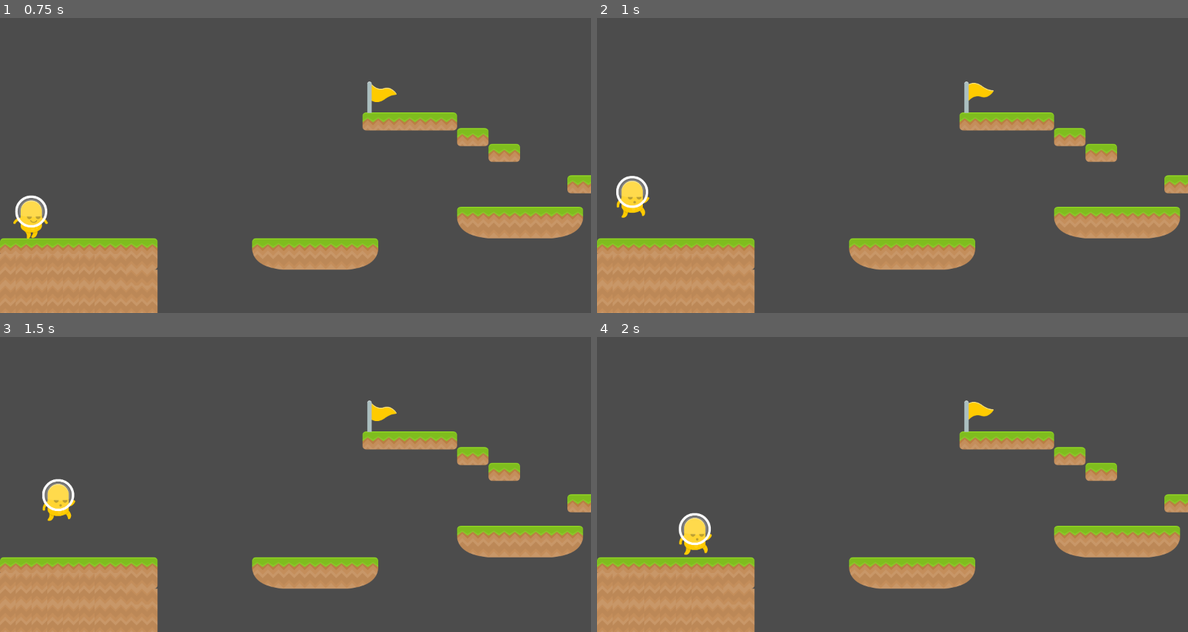
Above: before the commit, frames 1-4 (two rows, left to right).
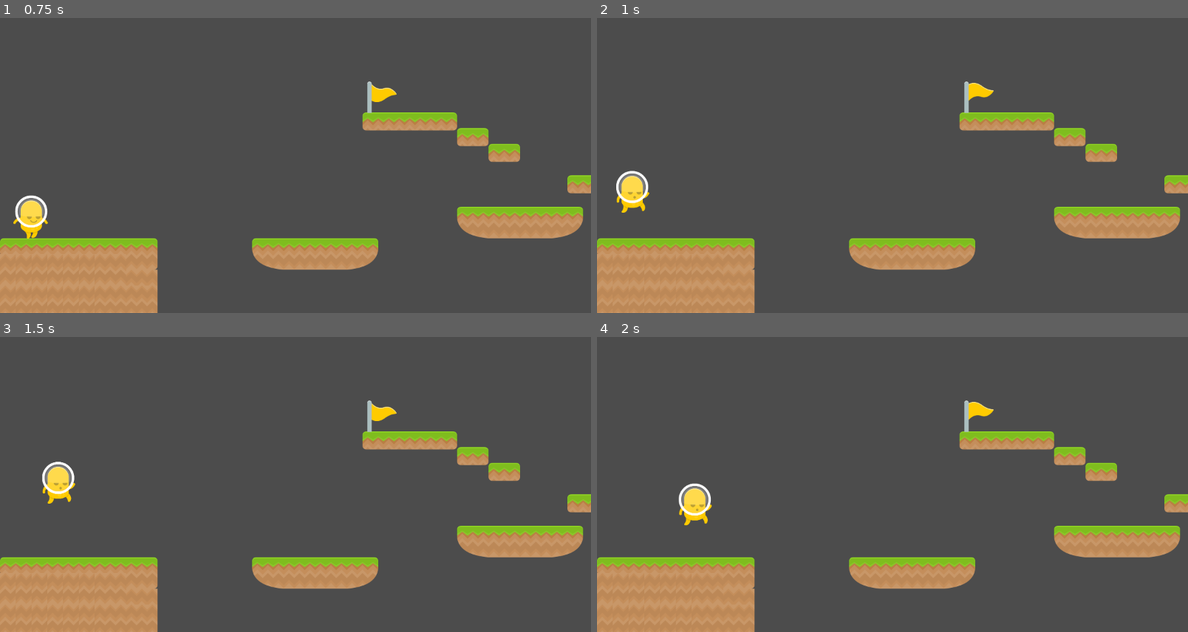
Above: after the commit, the same moments.

Repository: 44351-w21/one-screen-platformer-thomastran7
Game: Godot game, scene res://Platformer.tscn
Same seed, same stepped clock (60 frames per second), same inputs: the game is played once before the commit and once after it.
Inputs:
- Up to frame 1 (0.75 s): hold Right (ui_right) from 0.53 s (still down)
- Up to frame 2 (1 s): keep holding Right (ui_right); tap Space (Jump) at 0.77 s
- Up to frame 3 (1.5 s): keep holding Right (ui_right)
- Up to frame 4 (2 s): keep holding Right (ui_right); tap Space (Jump) at 1.52 s

Frame 1 is identical in both runs. In frame 2, 0.5% of the frame differs, in the area x 3-9%, y 51-68%; in frame 3, 0.9%; in frame 4, 1.1%, in the area x 13-20%, y 49-74%.

Commit message:
Adjusted player movement

Diff:
--- a/Player.gd
+++ b/Player.gd
@@ -1,10 +1,10 @@
 extends KinematicBody2D
 
-export var GRAVITY = 200
-export var MAX_SPEED = 300
-export var ACCEL = 100
-export var FRICTION = 600
-export var JUMP = 250
+export var GRAVITY = 210
+export var MAX_SPEED = 320
+export var ACCEL = 150
+export var FRICTION = 650
+export var JUMP = 300
 
 onready var anim = $AnimatedSprite
 var velocity = Vector2.ZERO
--- a/Player.tscn
+++ b/Player.tscn
@@ -13,15 +13,15 @@
 "name": "idle",
 "speed": 5.0
 }, {
+"frames": [ ExtResource( 3 ) ],
+"loop": true,
+"name": "jump",
+"speed": 5.0
+}, {
 "frames": [ ExtResource( 4 ), ExtResource( 1 ) ],
 "loop": true,
 "name": "walk",
 "speed": 6.0
-}, {
-"frames": [ ExtResource( 3 ) ],
-"loop": true,
-"name": "jump",
-"speed": 5.0
 } ]
 
 [sub_resource type="CapsuleShape2D" id=2]
@@ -30,10 +30,6 @@
 
 [node name="Player" type="KinematicBody2D"]
 script = ExtResource( 5 )
-GRAVITY = 210
-MAX_SPEED = 320
-ACCEL = 150
-FRICTION = 620
 
 [node name="AnimatedSprite" type="AnimatedSprite" parent="."]
 scale = Vector2( 0.5, 0.5 )
Not shown, changed: docs/index.pck
